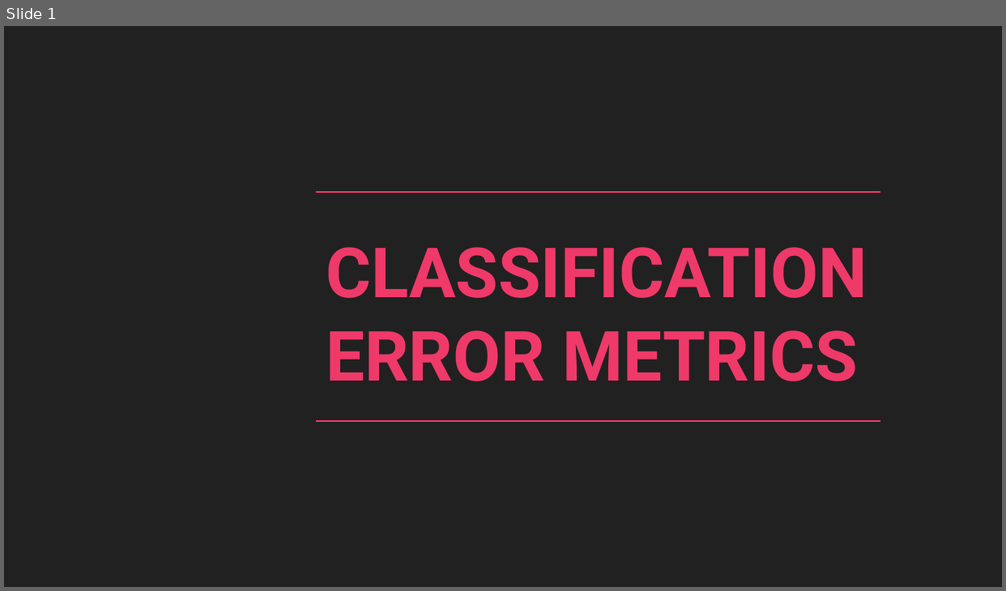
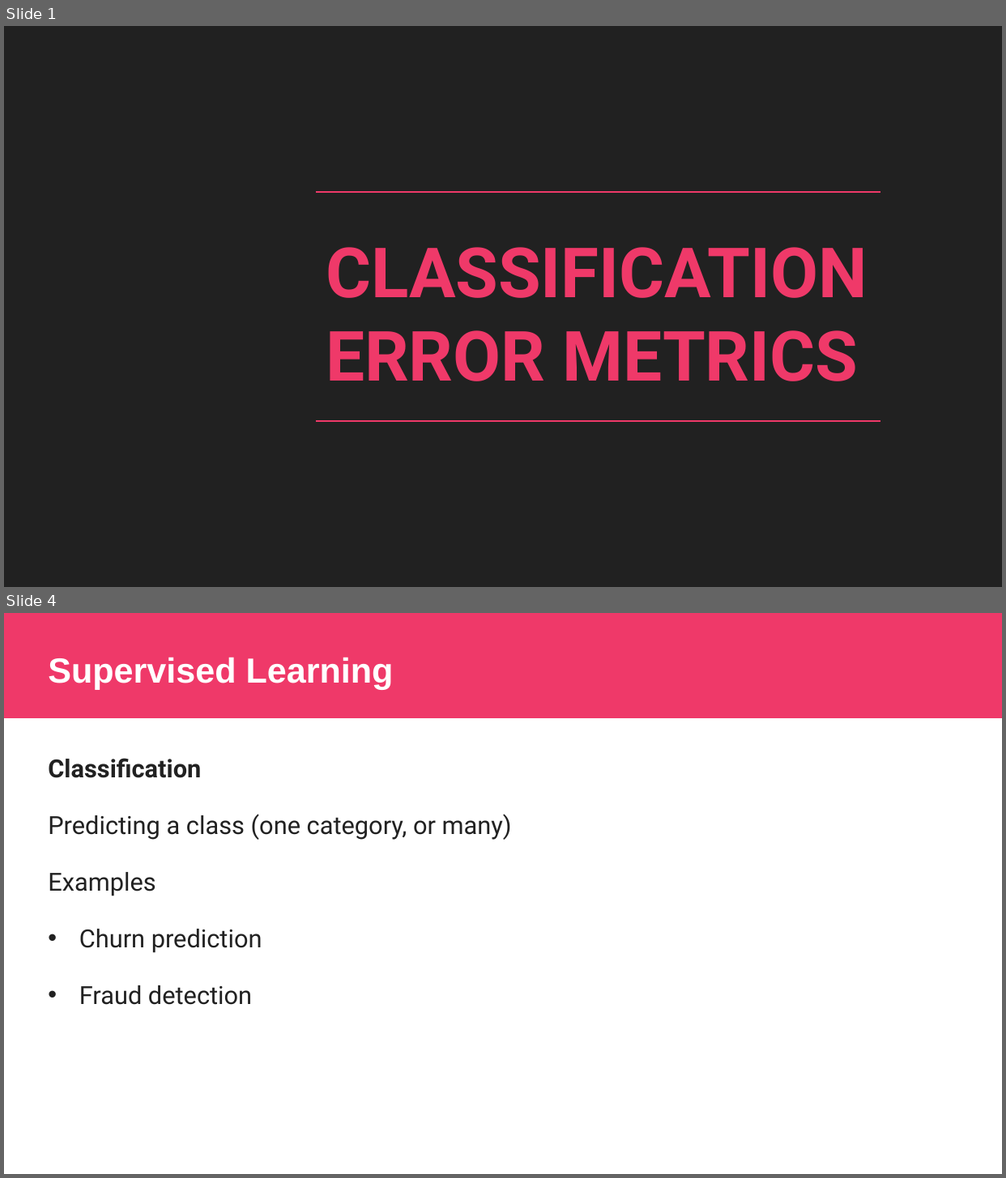
Before and after one commit to javediahmed/misc, a slide deck: Classification_Error_Metrics.pptx. Shown one above the other, each under a label of ours: slide 1 before the commit, slides 1 and 4 after it; the slides between them are not shown. The pictures are 1006x591 and 1006x1178 pixels, drawn with LibreOffice and Linux fonts; fonts in the diff are those of the drawing; background and template pictures are left out. Boxes give left, top, right and bottom in pixels: in the first picture for what was removed or moved away, otherwise in the second. Text is boxed around its words. In the diff, an @@ line names an element or a change of style, - is before the commit and + after.

```diff
--- a/Classification_Error_Metrics.pptx
+++ b/Classification_Error_Metrics.pptx
@@ slide 4 added at [4, 613, 1002, 1174], background #FFFFFF @@
@@ rectangle added at [4, 613, 1002, 719], fill #EF3969 @@
@@ title added at [48, 657, 394, 690], 25.2 pt, text #FFFFFF, bold @@
+Supervised Learning
@@ text added at [48, 758, 512, 1005], 18 pt, text #212121 @@
+Classification
+Predicting a class (one category, or many)
+Examples
+• Churn prediction
+• Fraud detection
```
Also in this commit, not shown: 1 slide changed, 18 other slides added, 1 slide removed.
